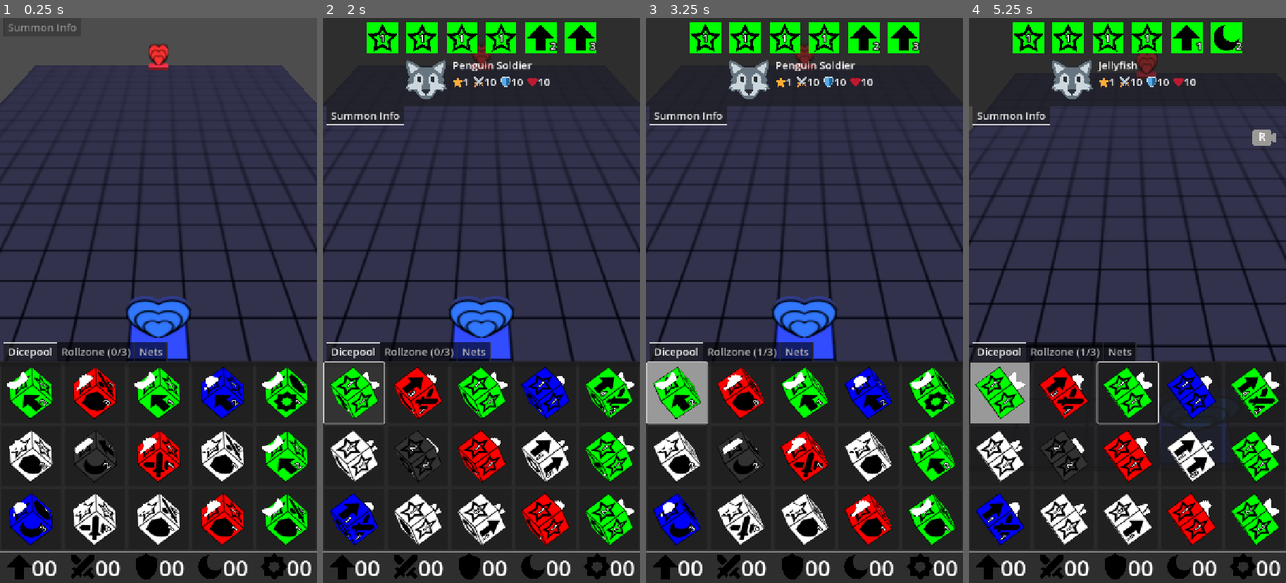
Above: before the commit, frames 1-4 (left to right).
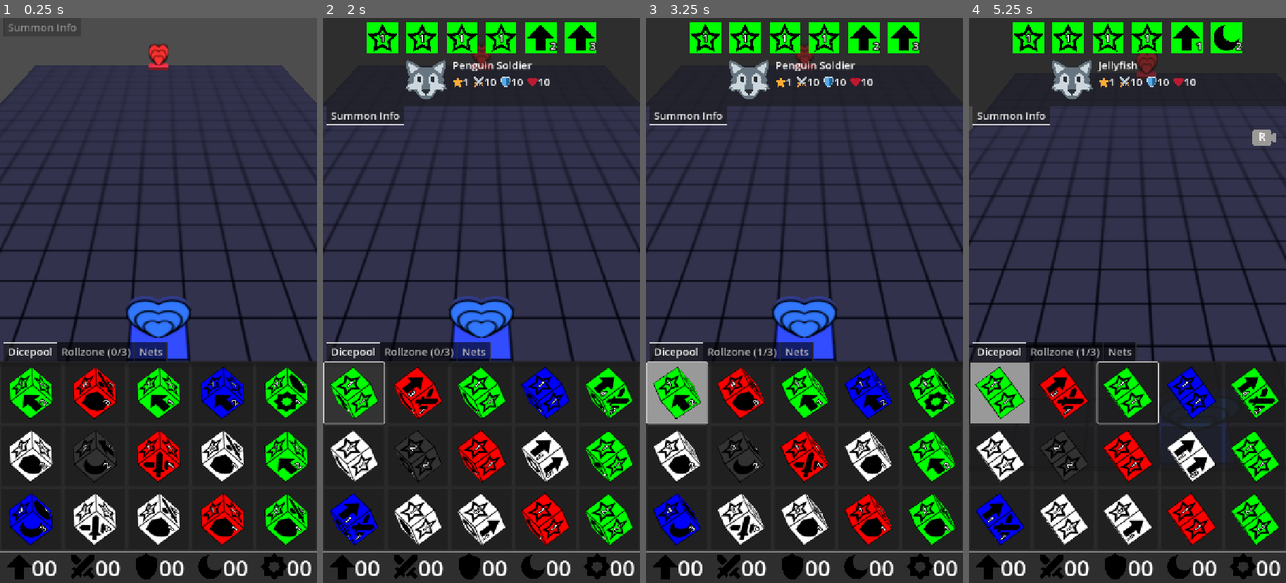
Above: after the commit, the same moments.

Repository: francocurotto/DDMre
Game: Godot game, scene res://scenes/duel.tscn
The game is run twice, just before and just after one commit, with the same random seed, the same clock (stepped at 60 frames per second) and the same inputs.
Inputs (mouse positions are in pixels of both pictures, inside the frame that each line leads up to):
- Up to frame 1 (0.25 s): no input
- Up to frame 2 (2 s): click (354, 390) at 0.52 s; click (354, 390) at 1.27 s
- Up to frame 3 (3.25 s): click (677, 390) at 2.02 s; move the mouse to (874, 272) at 2.77 s; click (874, 272) at 2.92 s
- Up to frame 4 (5.25 s): drag from (1064, 328) to (1111, 413) at 3.52 s; move the mouse to (1159, 176) at 4.27 s; click (1159, 176) at 4.42 s; drag from (1111, 413) to (1032, 215) at 5.02 s

The runs differ from the first frame. In frame 1, 1.0% of the frame differs, in the area x 2-90%, y 62-89%; in frame 2, 0.5%; in frame 3, 1.0%, in the area x 2-91%, y 62-89%; in frame 4, 0.8%.

Commit message:
finish new summon implementation

Diff:
--- a/source/assets/materials/MATERIAL_P2.tres
+++ b/source/assets/materials/MATERIAL_P2.tres
@@ -2,3 +2,6 @@
 
 [resource]
 albedo_color = Color(0.55623937, 0.06519031, 0.12039525, 1)
+emission_enabled = true
+emission = Color(1, 1, 1, 1)
+emission_energy_multiplier = 0.0
--- a/source/globals/globals.gd
+++ b/source/globals/globals.gd
@@ -9,7 +9,8 @@
 
 enum LAYERS {
 	DICE = 1,
-	BASE_TILES = 2
+	BASE_TILES = 2,
+	SUMMONS = 4
 }
 #endregion
 
--- a/source/project.godot
+++ b/source/project.godot
@@ -39,8 +39,8 @@
 [layer_names]
 
 3d_physics/layer_1="Dice"
-3d_physics/layer_2="Base Tile"
-3d_physics/layer_3="Summon"
+3d_physics/layer_2="Base Tiles"
+3d_physics/layer_3="Summons"
 
 [rendering]
 
--- a/source/scenes/dice/dice.gd
+++ b/source/scenes/dice/dice.gd
@@ -128,7 +128,7 @@
 	else:
 		summon = MONSTER_DICT[type].instantiate()
 	summon.set_summon(dice_dict, player)
-	#summon.visible = false
+	summon.visible = false
 	add_child(summon)
 
 func clone():
@@ -162,7 +162,6 @@
 
 func unfold(net):
 	dimension_started.emit()
-	summon.visible = true
 	var tween = create_tween()
 	tween.tween_property(self, "position:y", Globals.DIMENSION_HEIGHT, 0.1)
 	tween.set_trans(Tween.TRANS_SINE)
@@ -172,6 +171,7 @@
 		call("set_unfold_%s_flipped" % net.type)
 	var base_side = $Sides.get_child(0)
 	base_side.reparent_summon(summon)
+	summon.visible = true
 	for pivot in pivots:
 		pivot.unfold(tween, pivot.sequence==pivot_sequence)
 		pivot_sequence = pivot.sequence
--- a/source/scenes/dungobj/summon/summon_old.gd
+++ /dev/null
@@ -1,104 +0,0 @@
-@tool
-extends Node3D
-
-#region constants
-const SUMMON_TIME = 1.0
-const SUMMON_BODY = {
-	"DRAGON" : preload("res://scenes/dungobj/summon/body/dragon.tscn"),
-	"SPELLCASTER" : preload("res://scenes/dungobj/summon/body/spellcaster.tscn"),
-	"UNDEAD" : preload("res://scenes/dungobj/summon/body/undead.tscn"),
-	"BEAST" : preload("res://scenes/dungobj/summon/body/beast.tscn"),
-	"WARRIOR" : preload("res://scenes/dungobj/summon/body/warrior.tscn"),
-	"ITEM" : preload("res://scenes/dungobj/summon/body/item.tscn"),
-}
-#endregion
-
-#region export variables
-@export_range(1, 2, 1) var player : int = 1 :
-	set(_player):
-		player = _player
-		material = Globals.PLAYER_MATERIALS[player].duplicate()
-		$Base.set_surface_override_material(0, material)
-		if %BodyContainer.get_child_count() > 0:
-			%BodyContainer.get_child(0).set_material(material)
-
-@export_enum("DRAGON", "SPELLCASTER", "UNDEAD", "BEAST", "WARRIOR", "ITEM")
-var type : String = "DRAGON" :
-	set(_type):
-		type = _type
-		if %BodyContainer.get_child_count() > 0:
-			var body = %BodyContainer.get_child(0)
-			%BodyContainer.remove_child(body)
-			body.queue_free()
-		%BodyContainer.add_child(SUMMON_BODY[type].instantiate())
-		$SummonOverhead.visible = type != "ITEM"
-		player = player # used to update the player body color
-
-@export_range(0, 50, 10) var original_attack : int = 10 :
-	set(_original_attack):
-		original_attack = _original_attack
-		attack = original_attack
-		$SummonOverhead.set_attack(original_attack, attack)
-
-@export_range(0, 50, 10) var original_defense : int = 10 :
-	set(_original_defense):
-		original_defense = _original_defense
-		defense = original_defense
-		$SummonOverhead.set_defense(original_defense, defense)
-
-@export_range(0, 60, 10) var original_health : int = 10 :
-	set(_original_health):
-		original_health = _original_health
-		health = original_health
-		$SummonOverhead.set_health(original_health, health)
-
-@export_range(0, 90, 10) var attack : int = 10 :
-	set(_attack):
-		attack = _attack
-		$SummonOverhead.set_attack(original_attack, attack)
-
-@export_range(0, 90, 10) var defense : int = 10 :
-	set(_defense):
-		defense = _defense
-		$SummonOverhead.set_defense(original_defense, defense)
-
-@export_range(0, 60, 10) var health : int = 10 :
-	set(_health):
-		health = _health
-		$SummonOverhead.set_health(original_health, health)
-#endregion
-
-#region public variables
-var summon_name : String = ""
-var level : int = 0
-#endregion
-
-#region private variables
-var material = Globals.PLAYER_MATERIALS[player].duplicate()
-#endregion
-
-#region public functions
-func set_summon(dice_dict, _player):
-	summon_name = dice_dict["NAME"]
-	type = dice_dict["TYPE"]
-	level = dice_dict["LEVEL"]
-	if type != "ITEM":
-		original_attack = dice_dict["ATTACK"]
-		original_defense = dice_dict["DEFENSE"]
-		original_health = dice_dict["HEALTH"]
-	player = _player
-	set_pre_dimension()
-
-func tween_dimension(tween):
-	tween.tween_property(material, "emission_energy_multiplier", 0.0, SUMMON_TIME)
-	tween.set_parallel(true)
-	tween.tween_property($SummonOverhead, "alpha", 1.0, SUMMON_TIME)
-	%BodyContainer.get_child(0).tween_dimension(tween, SUMMON_TIME)
-#endregion
-
-#region private functions
-func set_pre_dimension():
-	material.emission_energy_multiplier = 2.0
-	$SummonOverhead.alpha = 0.0
-	%BodyContainer.get_child(0).set_pre_dimension()
-#endregion
--- a/source/scenes/dungobj/summon/summon_old.tscn
+++ /dev/null
@@ -1,32 +0,0 @@
-[gd_scene load_steps=6 format=3 uid="uid://b1qptgwxay546"]
-
-[ext_resource type="Script" uid="uid://cjiaw6dgirjlg" path="res://scenes/dungobj/summon/summon_old.gd" id="1_we0cr"]
-[ext_resource type="Material" uid="uid://bpkw4mbdw5sv5" path="res://assets/materials/MATERIAL_P1.tres" id="2_7sf84"]
-[ext_resource type="PackedScene" uid="uid://cnstwc06ol2cs" path="res://scenes/dungobj/summon/summon_overhead/summon_overhead.tscn" id="3_fwims"]
-
-[sub_resource type="CylinderMesh" id="CylinderMesh_fwims"]
-material = ExtResource("2_7sf84")
-top_radius = 0.4
-bottom_radius = 0.4
-height = 0.1
-
-[sub_resource type="StandardMaterial3D" id="StandardMaterial3D_fwims"]
-albedo_color = Color(0.08896736, 0.14766285, 0.44825733, 1)
-emission_enabled = true
-emission = Color(1, 1, 1, 1)
-emission_energy_multiplier = 0.0
-
-[node name="Summon" type="Node3D"]
-script = ExtResource("1_we0cr")
-
-[node name="Base" type="MeshInstance3D" parent="."]
-transform = Transform3D(1, 0, 0, 0, 1, 0, 0, 0, 1, 0, 0.05, 0)
-mesh = SubResource("CylinderMesh_fwims")
-surface_material_override/0 = SubResource("StandardMaterial3D_fwims")
-
-[node name="BodyContainer" type="Node3D" parent="Base"]
-unique_name_in_owner = true
-transform = Transform3D(1, 0, 0, 0, 1, 0, 0, 0, 1, 0, 0.05, 0)
-
-[node name="SummonOverhead" parent="." instance=ExtResource("3_fwims")]
-transform = Transform3D(1, 0, 0, 0, 1, 0, 0, 0, 1, 0, 0.93, 0)
--- a/source/scenes/player_gui/action_button/action_button.tscn
+++ b/source/scenes/player_gui/action_button/action_button.tscn
@@ -3,37 +3,40 @@
 [ext_resource type="Texture2D" uid="uid://cri2lnbag5evh" path="res://assets/icons/ENDTURN.svg" id="2_aiwmg"]
 [ext_resource type="Script" uid="uid://dh5jylny8odw4" path="res://scenes/player_gui/action_button/action_button.gd" id="2_virli"]
 
-[sub_resource type="StyleBoxFlat" id="StyleBoxFlat_aiwmg"]
-corner_radius_top_left = 50
-corner_radius_top_right = 50
-corner_radius_bottom_right = 50
-corner_radius_bottom_left = 50
+[sub_resource type="StyleBoxFlat" id="StyleBoxFlat_4qt54"]
+corner_radius_top_left = 40
+corner_radius_top_right = 40
+corner_radius_bottom_right = 40
+corner_radius_bottom_left = 40
+corner_detail = 15
 
 [sub_resource type="StyleBoxFlat" id="StyleBoxFlat_virli"]
 bg_color = Color(0.3, 0.3, 0.3, 1)
 border_color = Color(0.6, 0.6, 0.6, 1)
-corner_radius_top_left = 50
-corner_radius_top_right = 50
-corner_radius_bottom_right = 50
-corner_radius_bottom_left = 50
+corner_radius_top_left = 40
+corner_radius_top_right = 40
+corner_radius_bottom_right = 40
+corner_radius_bottom_left = 40
+corner_detail = 15
 
-[sub_resource type="StyleBoxFlat" id="StyleBoxFlat_4qt54"]
-corner_radius_top_left = 50
-corner_radius_top_right = 50
-corner_radius_bottom_right = 50
-corner_radius_bottom_left = 50
+[sub_resource type="StyleBoxFlat" id="StyleBoxFlat_aiwmg"]
+corner_radius_top_left = 40
+corner_radius_top_right = 40
+corner_radius_bottom_right = 40
+corner_radius_bottom_left = 40
+corner_detail = 15
 
 [node name="ActionButton" type="Button"]
-custom_minimum_size = Vector2(100, 100)
+custom_minimum_size = Vector2(80, 80)
 offset_right = 8.0
 offset_bottom = 8.0
 size_flags_horizontal = 4
 size_flags_vertical = 4
 focus_mode = 0
-theme_override_constants/icon_max_width = 70
+theme_override_constants/icon_max_width = 50
+theme_override_styles/normal = SubResource("StyleBoxFlat_4qt54")
+theme_override_styles/pressed = SubResource("StyleBoxFlat_virli")
 theme_override_styles/hover = SubResource("StyleBoxFlat_aiwmg")
-theme_override_styles/pressed = SubResource("StyleBoxFlat_virli")
-theme_override_styles/normal = SubResource("StyleBoxFlat_4qt54")
 icon = ExtResource("2_aiwmg")
 icon_alignment = 1
 expand_icon = true
--- a/source/scenes/player_gui/dice_gui/rollzone/rollzone.gd
+++ b/source/scenes/player_gui/dice_gui/rollzone/rollzone.gd
@@ -92,6 +92,7 @@
 
 func on_dimension_started():
 	controls.disabled = true
+	%SkipButton.visible = false
 	remove_triplet()
 #endregion
 
@@ -165,4 +166,6 @@
 	var dimdice_positions = DIMPOS[len(dimdice_list)]
 	for i in len(dimdice_list):
 		dimdice_list[i].setup_dim_select(tween, dimdice_positions[i])
+	await tween.finished
+	%SkipButton.visible = true
 #endregion
--- a/source/scenes/player_gui/dice_gui/rollzone/rollzone.tscn
+++ b/source/scenes/player_gui/dice_gui/rollzone/rollzone.tscn
@@ -1,7 +1,9 @@
-[gd_scene load_steps=8 format=3 uid="uid://bo2erx6gn1vii"]
+[gd_scene load_steps=10 format=3 uid="uid://bo2erx6gn1vii"]
 
 [ext_resource type="Script" uid="uid://bxqvo6xk1aiyp" path="res://scenes/player_gui/dice_gui/rollzone/rollzone.gd" id="1_dac2p"]
 [ext_resource type="PackedScene" uid="uid://c6mitq2hlr2wj" path="res://scenes/player_gui/touch_controls/touch_controls.tscn" id="2_r0is7"]
+[ext_resource type="PackedScene" uid="uid://baq5yryu6nux1" path="res://scenes/player_gui/action_button/action_button.tscn" id="3_f4pdc"]
+[ext_resource type="Texture2D" uid="uid://dne4yuef0wmyh" path="res://assets/icons/CANCEL.svg" id="4_oacuq"]
 
 [sub_resource type="BoxShape3D" id="BoxShape3D_dac2p"]
 size = Vector3(20, 0, 20)
@@ -104,3 +106,17 @@
 layout_mode = 2
 size_flags_vertical = 0
 theme_override_font_sizes/font_size = 25
+
+[node name="MarginContainer" type="MarginContainer" parent="."]
+layout_mode = 2
+theme_override_constants/margin_right = 20
+theme_override_constants/margin_bottom = 20
+
+[node name="SkipButton" parent="MarginContainer" instance=ExtResource("3_f4pdc")]
+unique_name_in_owner = true
+visible = false
+layout_mode = 2
+size_flags_horizontal = 8
+size_flags_vertical = 8
+icon = ExtResource("4_oacuq")
+type = "CANCEL"
--- a/source/scenes/player_gui/dungeon_gui/dungeon_gui.gd
+++ b/source/scenes/player_gui/dungeon_gui/dungeon_gui.gd
@@ -1,4 +1,8 @@
 extends Control
+
+#region signals
+signal summon_touched
+#endregion
 
 #region constants
 const DIMDICE_Y_POSITION = 2
@@ -24,7 +28,9 @@
 
 #region builtin functions
 func _ready() -> void:
-	controls.mask = Globals.LAYERS.DICE + Globals.LAYERS.BASE_TILES
+	controls.mask = Globals.LAYERS.DICE + \
+		Globals.LAYERS.BASE_TILES + \
+		Globals.LAYERS.SUMMONS
 	controls.set_raycast(get_viewport(), duel_camera)
 	controls.touch_released.connect(on_touch_released)
 	controls.dragging.connect(on_dragging)
@@ -60,7 +66,9 @@
 
 func on_touch_released():
 	var object = controls.touched_object
-	if Globals.dungeon.dimdice and object in Globals.dungeon.tiles:
+	if object and object.collision_layer == Globals.LAYERS.SUMMONS:
+		summon_touched.emit(object)
+	elif Globals.dungeon.dimdice and object in Globals.dungeon.tiles:
 		var tile = object
 		dimdice_position = tile.global_position
 		dimdice_position.y += DIMDICE_Y_POSITION
--- a/source/scenes/player_gui/info_gui/info_gui.gd
+++ b/source/scenes/player_gui/info_gui/info_gui.gd
@@ -2,30 +2,38 @@
 
 #region builtin functions
 func _ready() -> void:
-	deactivate_summon_info()
+	deactivate_info()
 #endregion
 
 #region signals callbacks
 func on_dicegui_tab_changed():
-	deactivate_summon_info()
+	deactivate_info()
 
 func on_dice_button_focused(dice):
-	activate_summon_info(dice)
+	activate_dice_info(dice)
 
 func on_dimdice_selected(dice):
-	activate_summon_info(dice)
+	activate_dice_info(dice)
+
+func on_summon_touched(summon):
+	activate_summon_info(summon)
 
 func on_dimension_started():
-	deactivate_summon_info()
+	deactivate_info()
 #endregion
 
 #region private functions
-func activate_summon_info(dice):
+func activate_dice_info(dice):
 	$TabContainer.current_tab = 0
 	$TabContainer.set_tab_disabled(0, false)
 	%"Summon Info".set_dice_info(dice)
 
-func deactivate_summon_info():
+func activate_summon_info(summon):
+	$TabContainer.current_tab = 0
+	$TabContainer.set_tab_disabled(0, false)
+	%"Summon Info".set_summon_info(summon)
+
+func deactivate_info():
 	$TabContainer.current_tab = -1
 	$TabContainer.set_tab_disabled(0, true)
 #endregion
--- a/source/scenes/player_gui/info_gui/summon_info/summon_info.gd
+++ b/source/scenes/player_gui/info_gui/summon_info/summon_info.gd
@@ -2,15 +2,20 @@
 
 #region public functions
 func set_dice_info(dice):
+	set_summon_info(dice.summon)
 	%SidesRow.set_sides(dice.sides, dice.summon.type)
-	%SummonIcon.texture = load("res://assets/icons/SUMMON_%s.svg" % dice.summon.type)
-	%Name.text = dice.summon.summon_name
-	%Level.value = dice.summon.level
-	%Attack.value = dice.summon.attack
-	%Defense.value = dice.summon.defense
-	%Health.value = dice.summon.health
+	%SidesRow.visible = true # reactivate dice info
+
+func set_summon_info(summon):
+	%SidesRow.visible = false # hide dice info for summon only display
+	%SummonIcon.texture = load("res://assets/icons/SUMMON_%s.svg" % summon.type)
+	%Name.text = summon.summon_name
+	%Level.value = summon.level
+	%Attack.value = summon.attack
+	%Defense.value = summon.defense
+	%Health.value = summon.health
 	# clear attack, defense and health if item
-	var is_item = dice.summon.type == "ITEM"
+	var is_item = summon.type == "ITEM"
 	%Attack.visible = not is_item
 	%Defense.visible = not is_item
 	%Health.visible = not is_item
--- a/source/scenes/player_gui/player_gui.gd
+++ b/source/scenes/player_gui/player_gui.gd
@@ -66,6 +66,7 @@
 	$DiceGUI.rollzone.dimdice_selected.connect($InfoGUI.on_dimdice_selected)
 	$DiceGUI.rollzone.dimdice_selected.connect($DungeonGUI.on_dimdice_selected)
 	$DuelCamera.camera_moved.connect(func(): dungeon_gui.camera_reset.visible=true)
+	$DungeonGUI.summon_touched.connect($InfoGUI.on_summon_touched)
 	# setup dungeon_gui
 	dungeon_gui.set_raycast(get_viewport(), duel_camera)
 	# setup net
Not shown: 2 places in source/scenes/dungobj/summon/dragon.tscn that only renumber resources
Not shown, removed: source/scenes/dungobj/summon/summon_old.gd.uid
Not shown, changed: TODO.md
